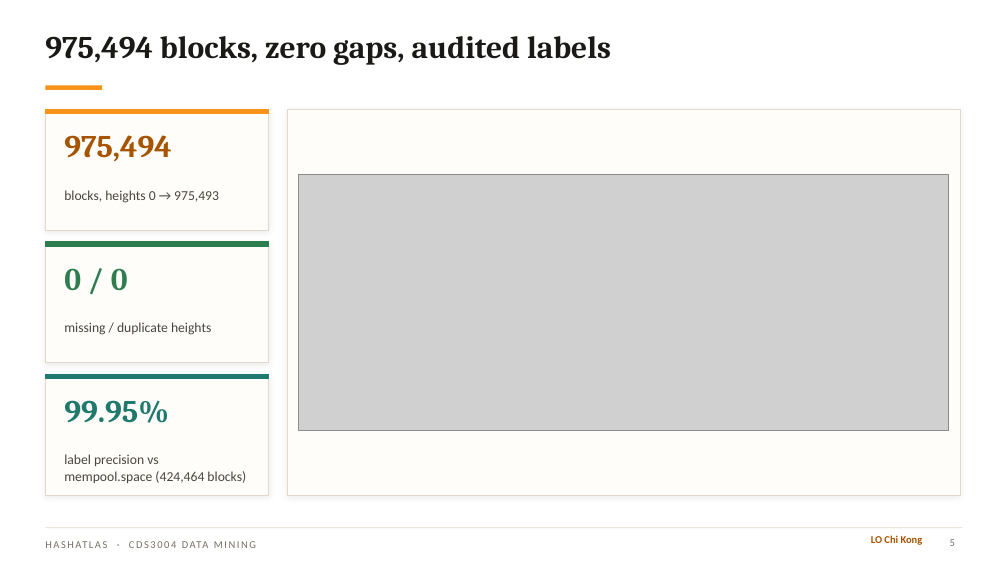
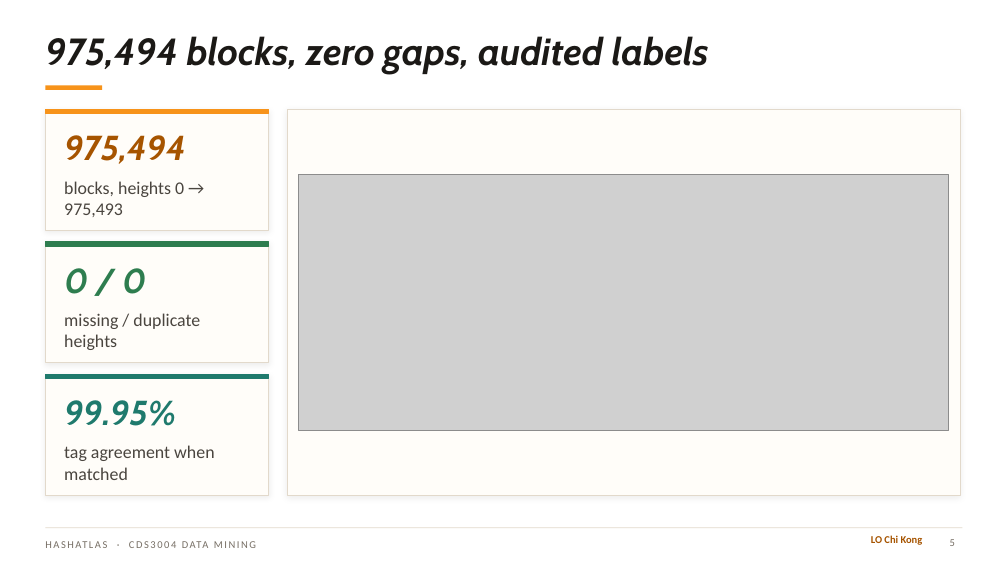
Before and after one commit to ansonlo-dev/HashAtlas, a slide deck: slide 5 of presentation/HashAtlas.pptx. Drawn at 1008x567 pixels with LibreOffice and Linux fonts; fonts in the diff are those of the drawing; grey boxes stand for pictures; background and template pictures are left out. Boxes give left, top, right and bottom in pixels: in the first picture for what was removed or moved away, otherwise in the second. Text is boxed around its words. In the diff, an @@ line names an element or a change of style, - is before the commit and + after.

```diff
--- a/presentation/HashAtlas.pptx
+++ b/presentation/HashAtlas.pptx
@@ title "975,494 blocks, zero gaps, audited ..." at (45,36,709,74): size 30 to 36 pt, font Cambria to Cabin, italic on @@
@@ text "blocks, heights 0 → 975,493" at (64,181,184,217): size 13 to 17 pt @@
@@ text "blocks, heights 0 → 975,493": place and size @@
-text "blocks, heights 0 → 975,493" at (64,190,219,203)
+text "blocks, heights 0 → 975,493" at (64,181,184,217)
@@ text "missing / duplicate heights": place and size @@
-text "missing / duplicate heights" at (64,322,211,335)
+text "missing / duplicate heights" at (64,313,200,350)
@@ text "missing / duplicate heights" at (64,313,200,350): size 13 to 17 pt @@
@@ size 30 to 33 pt, font Cambria to Cabin, italic on in 3 elements at (64,135,186,164), (64,268,146,294), (64,400,176,426) @@
@@ text at (64,445,214,480): text changed; size 13 to 17 pt @@
-label precision vs mempool.space (424,464 blocks)
+tag agreement when matched
```
Also in this commit, not shown: 21 other slides changed, 1 slide added, 15 other files.
